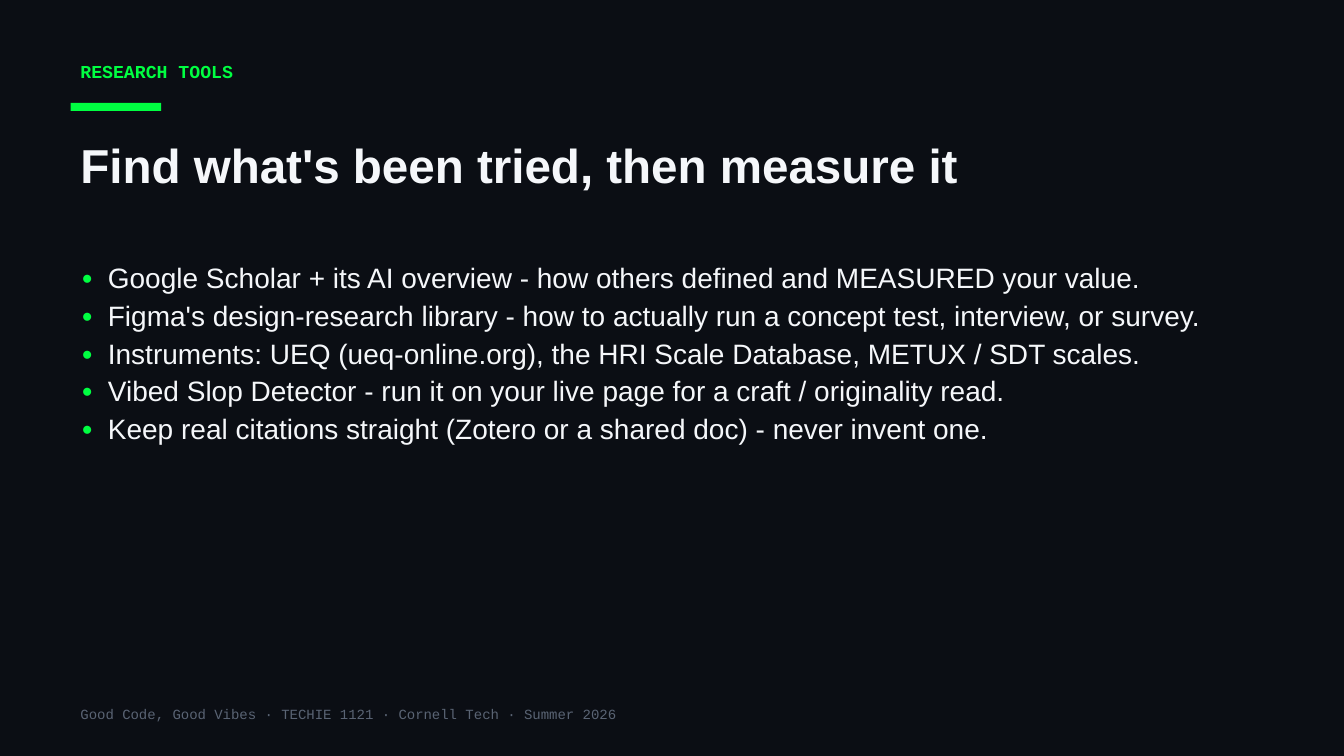
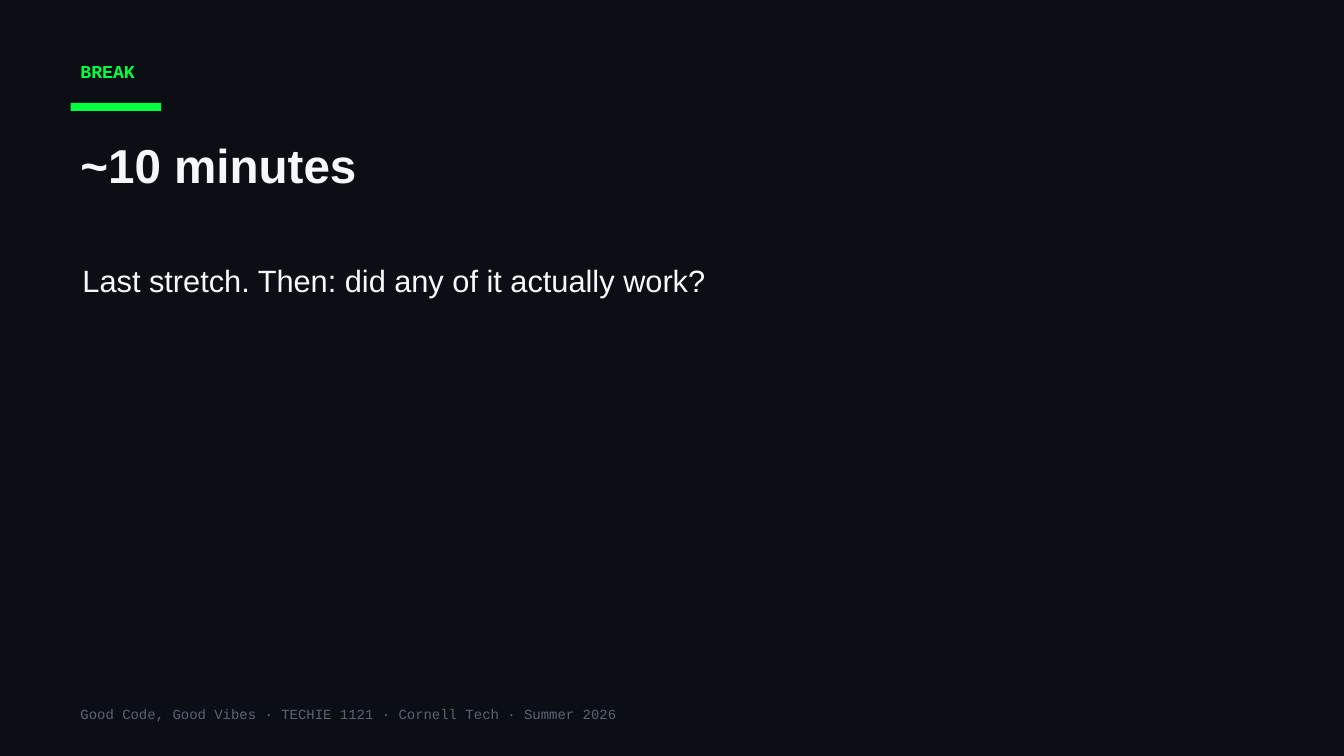
Before and after one commit to Cornell-Tech-Vibe-Coding-Summer-2026/website, a slide deck: slide 20 of slides/Week3-Tue-User-Testing-II.pptx (slide 17 before the commit). Drawn at 1344x756 pixels with LibreOffice and Linux fonts; fonts in the diff are those of the drawing. Boxes give left, top, right and bottom in pixels: in the first picture for what was removed or moved away, otherwise in the second. Text is boxed around its words. In the diff, an @@ line names an element or a change of style, - is before the commit and + after.

```diff
--- a/slides/Week3-Tue-User-Testing-II.pptx
+++ b/slides/Week3-Tue-User-Testing-II.pptx
@@ text at bbox=[80, 66, 134, 78]: text changed @@
-RESEARCH TOOLS
+BREAK
@@ text at bbox=[80, 148, 356, 184]: text changed @@
-Find what's been tried, then measure it
+~10 minutes
@@ text at bbox=[82, 269, 705, 297]: text changed; size 20 to 22 pt @@
-• Google Scholar + its AI overview - how others defined and MEASURED your value.
-• Figma's design-research library - how to actually run a concept test, interview, or survey.
-• Instruments: UEQ (ueq-online.org), the HRI Scale Database, METUX / SDT scales.
-• Vibed Slop Detector - run it on your live page for a craft / originality read.
-• Keep real citations straight (Zotero or a shared doc) - never invent one.
+Last stretch. Then: did any of it actually work?
```
Also in this commit, not shown: 14 other slides changed, 16 slides added, 3 slides removed, 12 other files.
